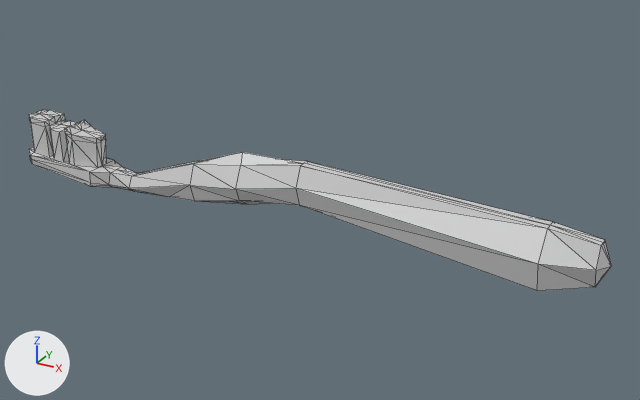
The COLLADA model clean/CleanKit.scnassets/props/CKToothbrush.dae as it was, and as the next commit left it.
Before and after are seen from a 50 mm camera at (2.71, -4.31, 2.43) aimed at (0.28, 0.11, 0.22). Lighting does not change. The marker at lower left points along +X, +Y and +Z. Mesh edges are drawn as thin lines.

Script lines for the objects in view, before the commit:
```python
mat_blue_toothbrush = principled_material('Blue-Toothbrush')
mat_blue_toothbrush.base_color = (0.64, 0.64, 0.64)  # light grey #d1d1d1
mat_blue_toothbrush.roughness = 0.44
mat_green_toothbrush = principled_material('Green-Toothbrush')
mat_green_toothbrush.base_color = (0.64, 0.64, 0.64)  # light grey #d1d1d1
mat_green_toothbrush.roughness = 0.44
mat_white_toothbrush = principled_material('White-Toothbrush')
mat_white_toothbrush.base_color = (0.64, 0.64, 0.64)  # light grey #d1d1d1
mat_white_toothbrush.roughness = 0.44
me_cylinder_007 = bpy.data.meshes.new('Cylinder.007')
me_cylinder_007.from_pydata(...)  # 153 vertices, 302 faces; spans x -1.99..2.07, y -0.16..0.16, z 0.04..0.49
# faces by material slot: [74, 38, 190]
me_cylinder_007.materials.append(mat_blue_toothbrush)  # light grey #d1d1d1
me_cylinder_007.materials.append(mat_green_toothbrush)  # light grey #d1d1d1
me_cylinder_007.materials.append(mat_white_toothbrush)  # light grey #d1d1d1
ob_cylinder_006 = bpy.data.objects.new('Cylinder_006', me_cylinder_007)
ob_cylinder_006.location = (0.0, 0.0, 0.0)
```
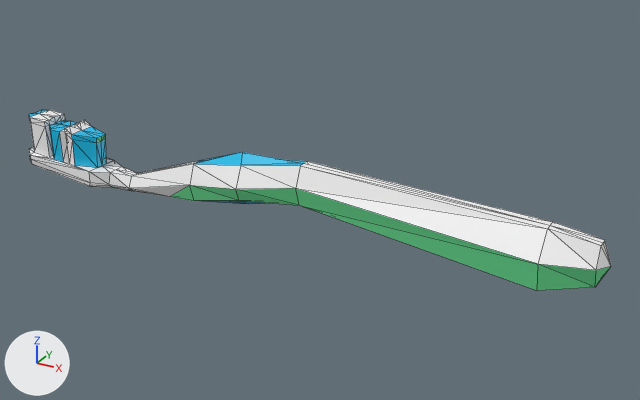
The change, as a list of edits to the scene's bpy script:
```text
Add img_cktoothbrush_png:
    img_cktoothbrush_png = load_image('CKToothbrush.png', 'textures/CKToothbrush.png', 100, 100, 'sRGB')
Change mat_blue_toothbrush:
    remove mat_blue_toothbrush.base_color = (0.64, 0.64, 0.64)  # light grey #d1d1d1
    add mat_blue_toothbrush.texture = img_cktoothbrush_png
Change mat_green_toothbrush:
    remove mat_green_toothbrush.base_color = (0.64, 0.64, 0.64)  # light grey #d1d1d1
    add mat_green_toothbrush.texture = img_cktoothbrush_png
Change mat_white_toothbrush:
    remove mat_white_toothbrush.base_color = (0.64, 0.64, 0.64)  # light grey #d1d1d1
    add mat_white_toothbrush.texture = img_cktoothbrush_png
```

Boxes (x1, y1, x2, y2) around the edits, measured in the pictures (640 x 400 px):
'Cylinder_006', surface changed
    both: (29, 110, 611, 291)
